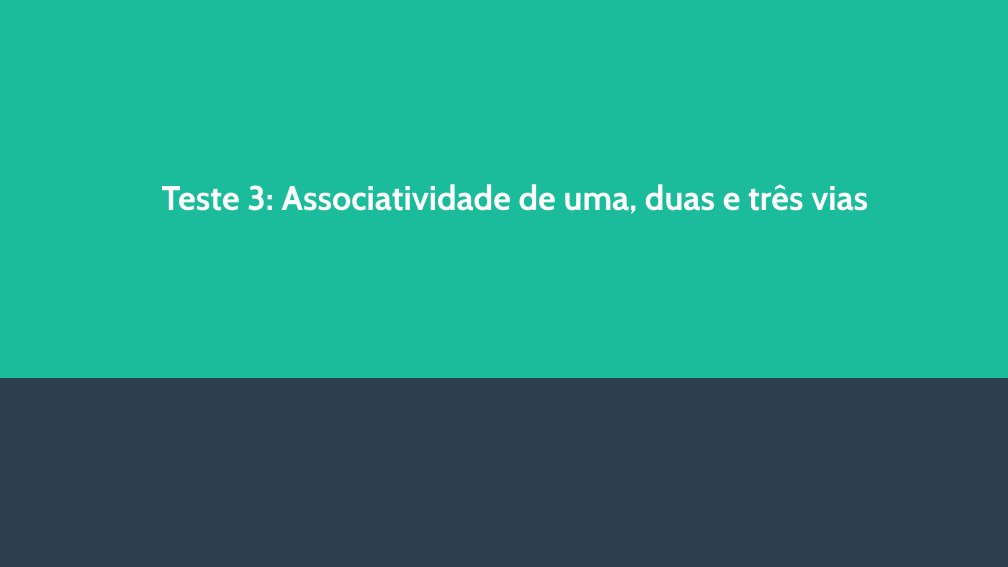
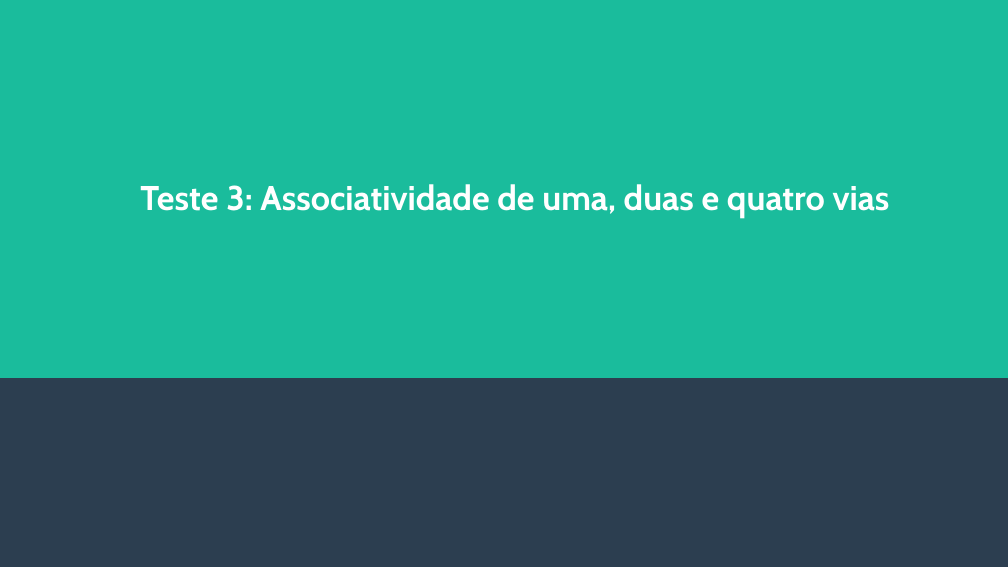
Before and after one commit to RafaelAmauri/Arquitetura-de-Computadores-3, a slide deck: slide 12 of Amnesia/Slides e Coisas/Apresentacao.odp (slide 11 before the commit). Drawn at 1008x567 pixels with LibreOffice and Linux fonts; fonts in the diff are those of the drawing. Boxes give left, top, right and bottom in pixels: in the first picture for what was removed or moved away, otherwise in the second. Text is boxed around its words. In the diff, an @@ line names an element or a change of style, - is before the commit and + after.

```diff
--- a/Amnesia/Slides e Coisas/Apresentacao.odp
+++ b/Amnesia/Slides e Coisas/Apresentacao.odp
@@ title at (x1=140, y1=184, x2=890, y2=218): text changed @@
-Teste 3: Associatividade de uma, duas e três vias
+Teste 3: Associatividade de uma, duas e quatro vias
```
Also in this commit, not shown: 1 other slide changed, 1 slide added, 1 other file.
